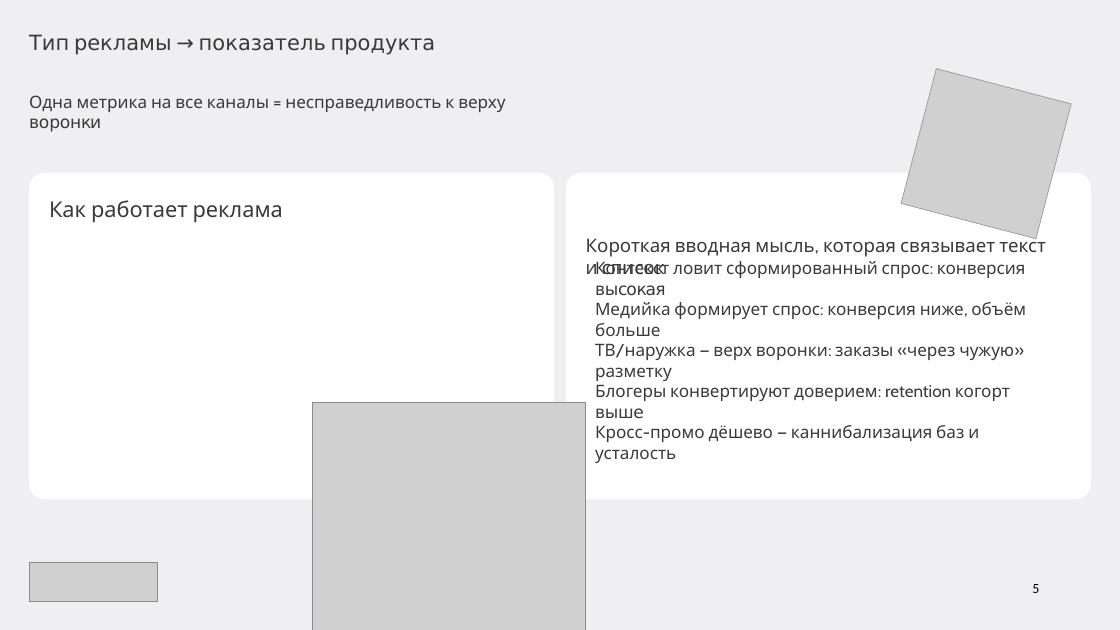
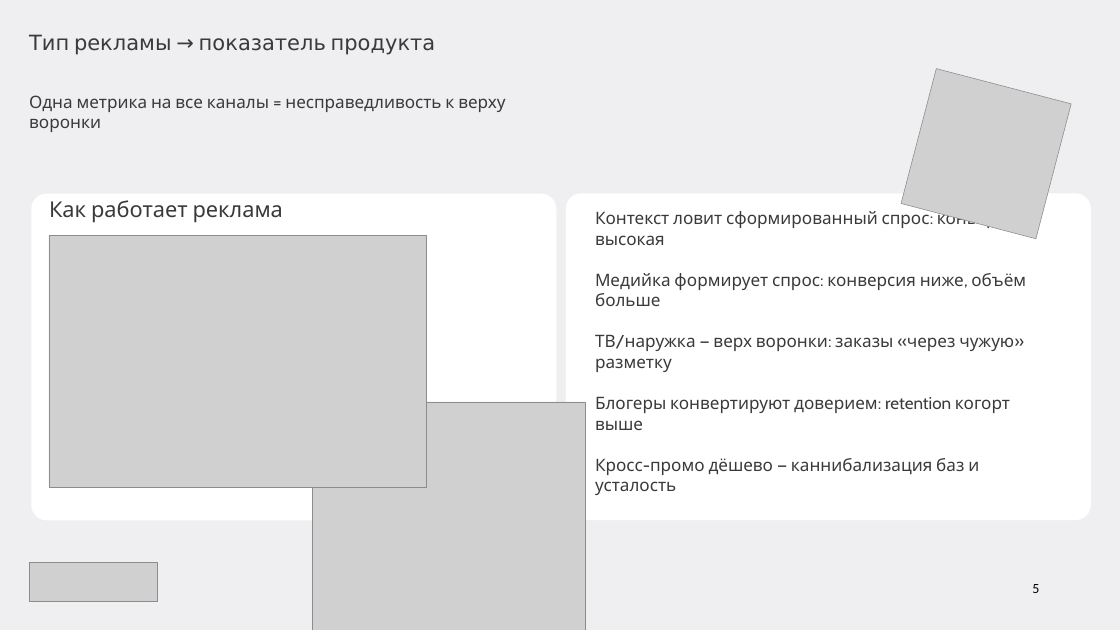
Before and after one commit to gavnukkk97/analytics-lectures, a slide deck: slide 5 of Драфт/маркетинговая-аналитика/presentations/Лекция 03 — Каналы и атрибуция (модули 3–4).pptx (slide 4 before the commit). Drawn at 1120x630 pixels with LibreOffice and Linux fonts; fonts in the diff are those of the drawing; grey boxes stand for pictures; background and template pictures are left out. Boxes give left, top, right and bottom in pixels: in the first picture for what was removed or moved away, otherwise in the second. Text is boxed around its words. In the diff, an @@ line names an element or a change of style, - is before the commit and + after.

```diff
--- a/Драфт/маркетинговая-аналитика/presentations/Лекция 03 — Каналы и атрибуция (модули 3–4).pptx
+++ b/Драфт/маркетинговая-аналитика/presentations/Лекция 03 — Каналы и атрибуция (модули 3–4).pptx
@@ rounded rectangle: place and size @@
-rounded rectangle at <box>29,172,554,499</box>
+rounded rectangle at <box>31,194,557,520</box>
@@ rounded rectangle: place and size @@
-rounded rectangle at <box>566,172,1091,499</box>
+rounded rectangle at <box>566,193,1091,520</box>
@@ text "Контекст ловит сформированный спрос: конверсия ..." rewrapped from <box>595,261,1026,463</box> to <box>595,208,1026,495</box> @@
@@ picture added at <box>49,236,426,487</box> @@
@@ text removed at <box>586,235,1046,275</box> @@
-Короткая вводная мысль, которая связывает текст
-и список
```
Also in this commit, not shown: 24 other slides changed, 33 slides added, 10 slides removed, 24 other files.
